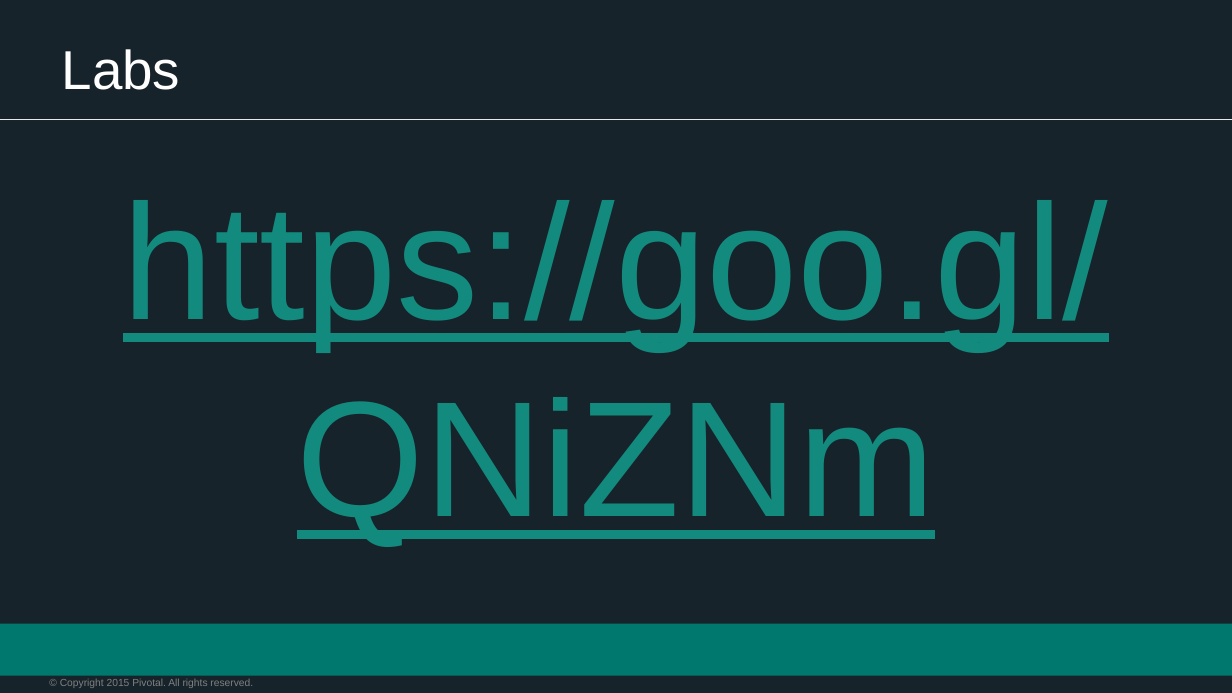
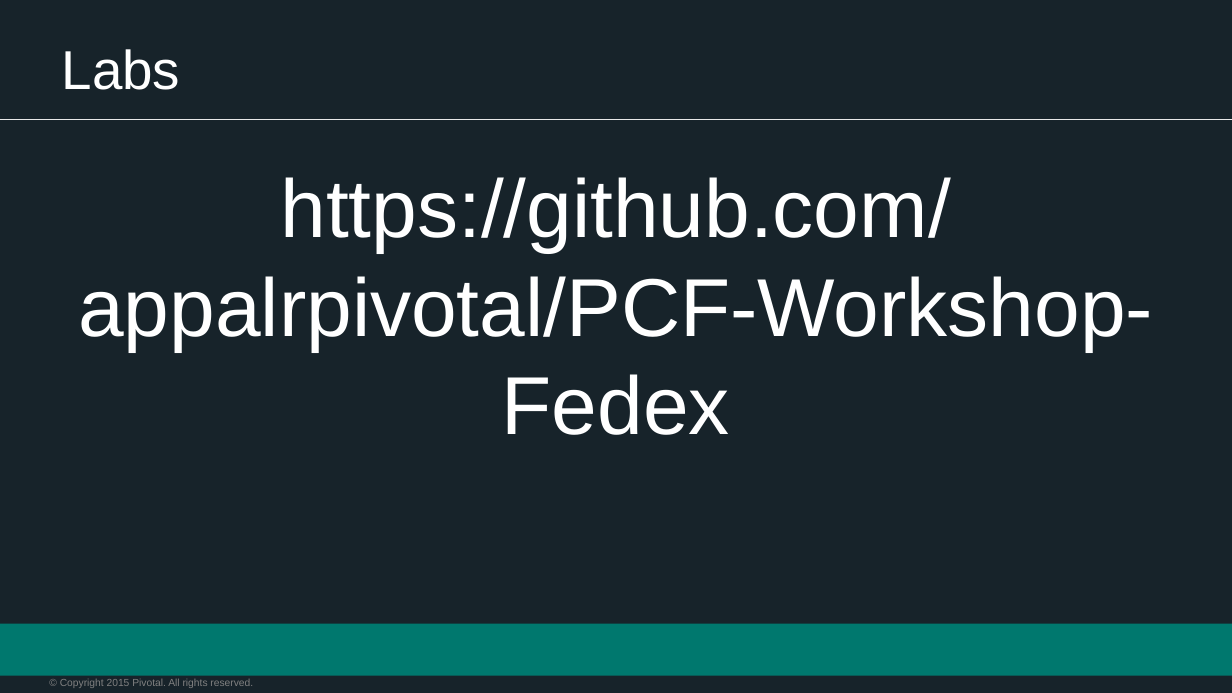
Before and after one commit to appalrpivotal/PCF-Workshop-ESI, a slide deck: slide 2 of presentations/5-Hands-on_Lab.pptx. Drawn at 1232x693 pixels with LibreOffice and Linux fonts; fonts in the diff are those of the drawing; background and template pictures are left out. Boxes give left, top, right and bottom in pixels: in the first picture for what was removed or moved away, otherwise in the second. Text is boxed around its words. In the diff, an @@ line names an element or a change of style, - is before the commit and + after.

Commit message:
Updating Content for Pittsburgh Workshop

```diff
--- a/presentations/5-Hands-on_Lab.pptx
+++ b/presentations/5-Hands-on_Lab.pptx
@@ text at (x1=78, y1=177, x2=1153, y2=435): text changed; size 96 to 48 pt; text colour #138A7E to #FFFFFF @@
-https://goo.gl/QNiZNm
+https://github.com/appalrpivotal/PCF-Workshop-Fedex
```
